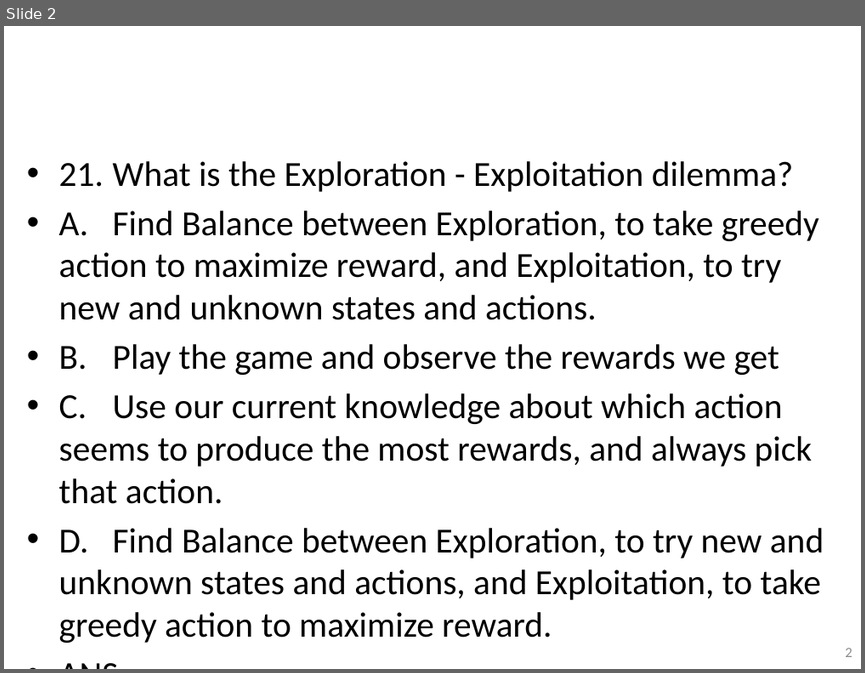
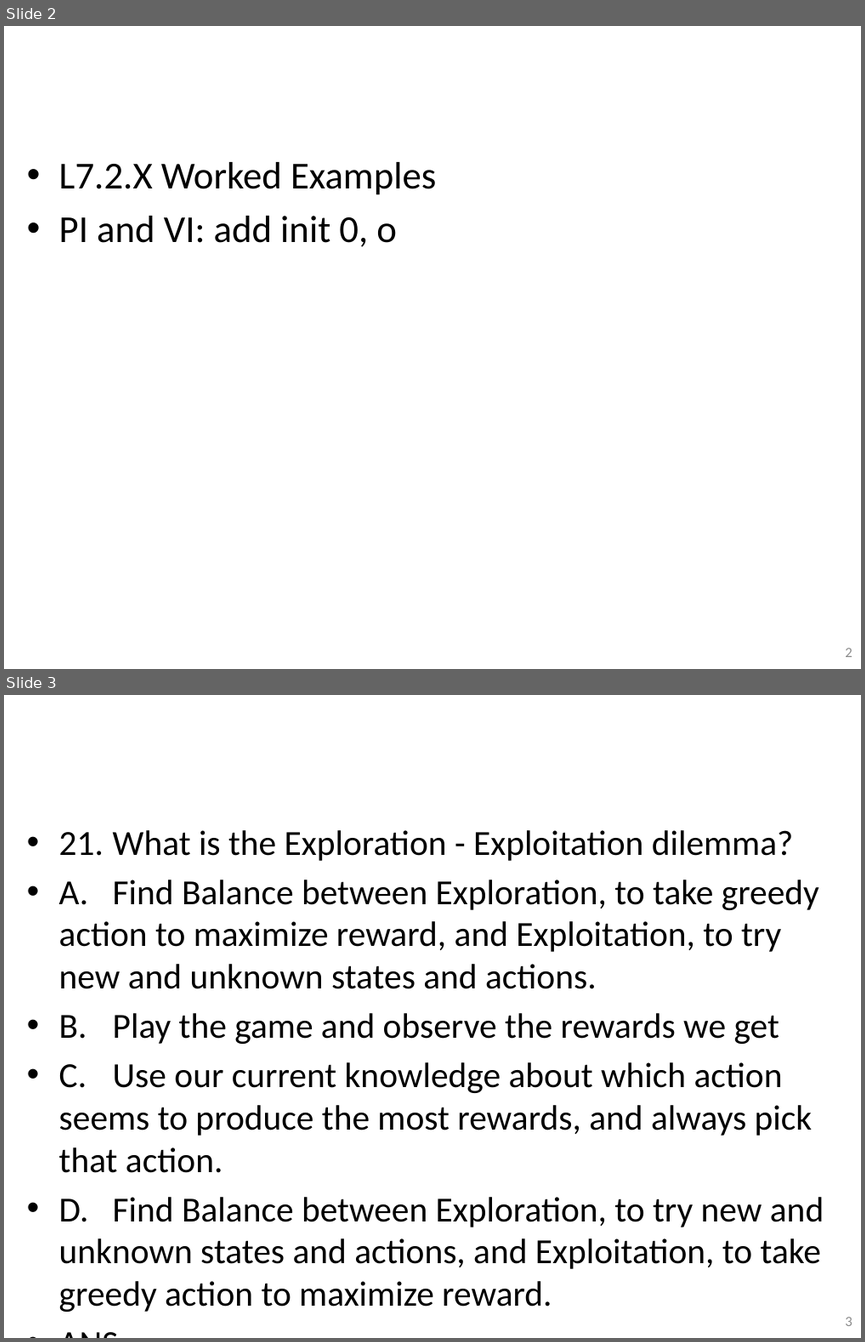
Before and after one commit to guzonghua/saav, a slide deck: PPTs/bak/UMU SDC TODO.pptx. Shown one above the other, each under a label of ours: slide 2 before the commit, slides 2 and 3 after it. The pictures are 865x673 and 865x1342 pixels, drawn with LibreOffice and Linux fonts; fonts in the diff are those of the drawing. Boxes give left, top, right and bottom in pixels: in the first picture for what was removed or moved away, otherwise in the second. Text is boxed around its words. In the diff, an @@ line names an element or a change of style, - is before the commit and + after.

```diff
--- a/PPTs/bak/UMU SDC TODO.pptx
+++ b/PPTs/bak/UMU SDC TODO.pptx
@@ slide 2 added at <box>4,26,861,669</box>, background #FFFFFF; not listed: 1 template element that a slide beside it also shows @@
@@ text added at <box>59,162,436,247</box>, 32 pt, text #000000 @@
+• L7.2.X Worked Examples
+• PI and VI: add init 0, o
@@ what was slide 2 is now slide 3 @@
```
Also in this commit, not shown: 1 slide changed, 5 other files.
